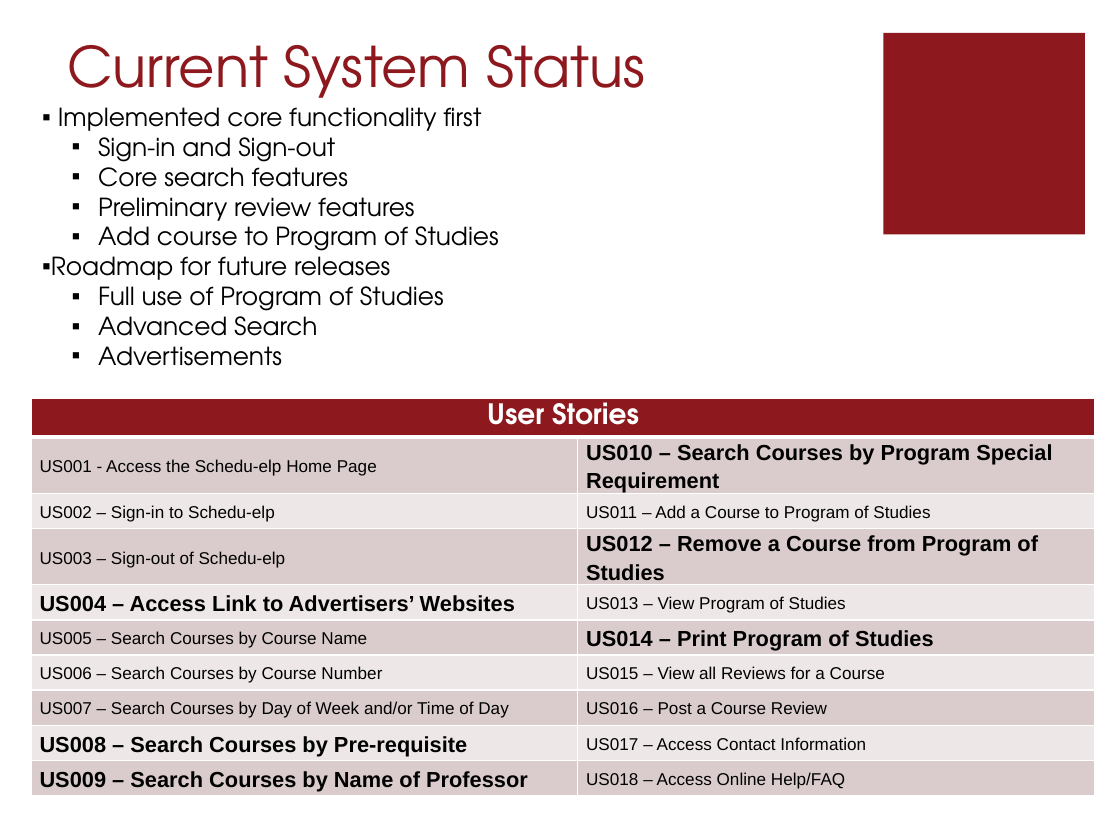
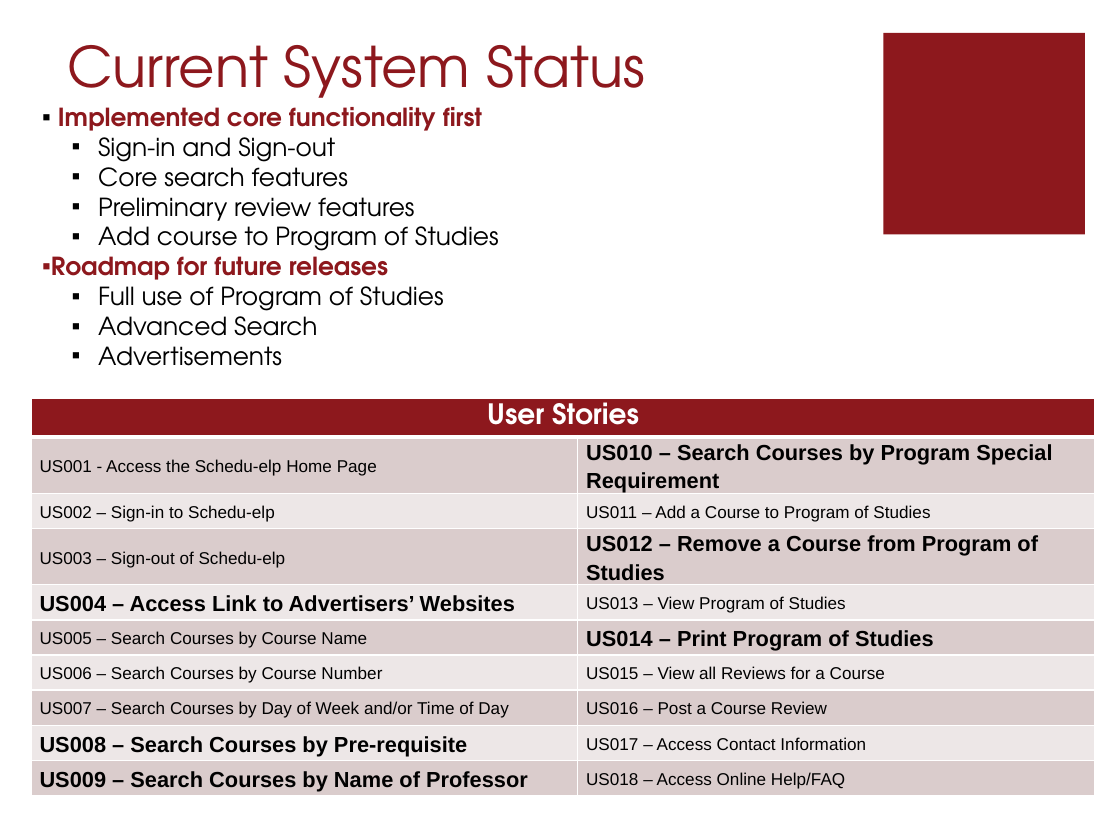
Before and after one commit to pganesan/schedu-elp, a slide deck: slide 9 of docs/Presentation_TeamGamma.pptx. Drawn at 1120x840 pixels with LibreOffice and Linux fonts; fonts in the diff are those of the drawing. Boxes give left, top, right and bottom in pixels: in the first picture for what was removed or moved away, otherwise in the second. Text is boxed around its words. In the diff, an @@ line names an element or a change of style, - is before the commit and + after.

```diff
--- a/docs/Presentation_TeamGamma.pptx
+++ b/docs/Presentation_TeamGamma.pptx
@@ text at [51, 107, 482, 287]: text colour #000000 to #8D181D, bold on in "Implemented core functionality first", "Roadmap for future releases" @@
```
Also in this commit, not shown: 2 other slides changed, 1 slide added, 1 slide removed.
